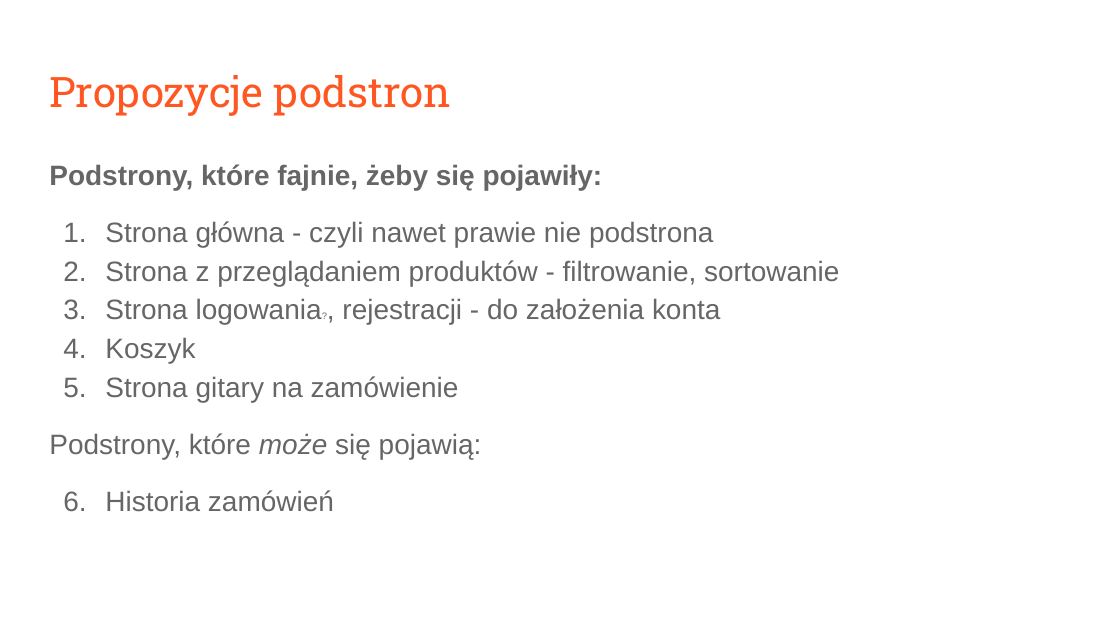
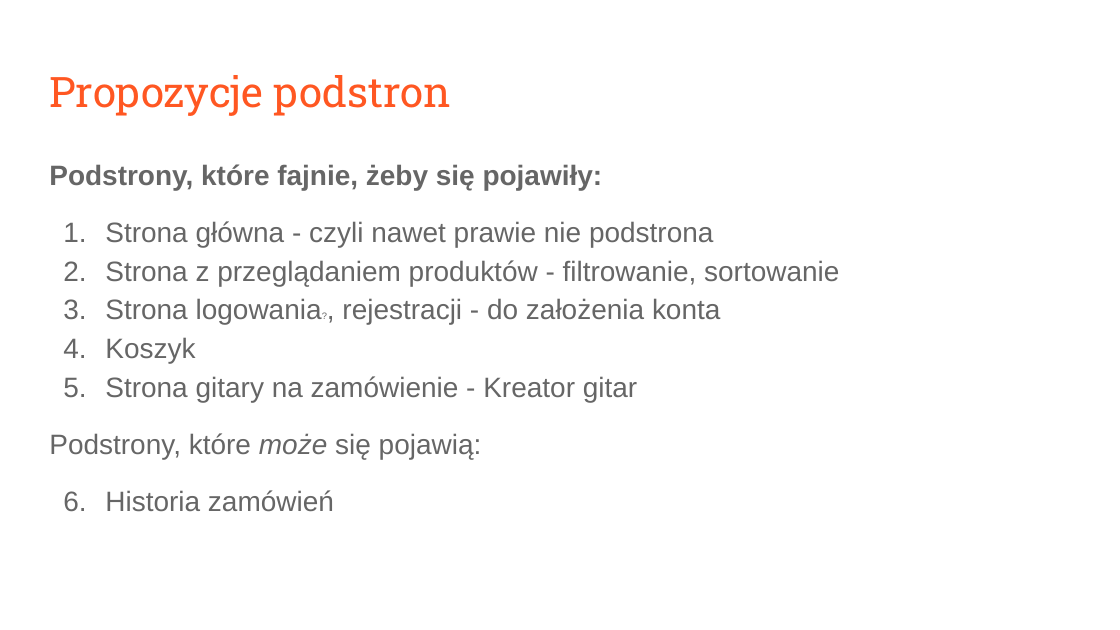
Before and after one commit to KubaK1P/semiquaver, a slide deck: slide 10 of Projekt sklepu_ Semiquaver.pptx. Drawn at 1120x630 pixels with LibreOffice and Linux fonts; fonts in the diff are those of the drawing. Boxes give left, top, right and bottom in pixels: in the first picture for what was removed or moved away, otherwise in the second. Text is boxed around its words. In the diff, an @@ line names an element or a change of style, - is before the commit and + after.

```diff
--- a/Projekt sklepu_ Semiquaver.pptx
+++ b/Projekt sklepu_ Semiquaver.pptx
@@ text at [105, 376, 637, 402]: text changed @@
-5. Strona gitary na zamówienie
+5. Strona gitary na zamówienie - Kreator gitar
```
Also in this commit, not shown: 1 other slide changed.
